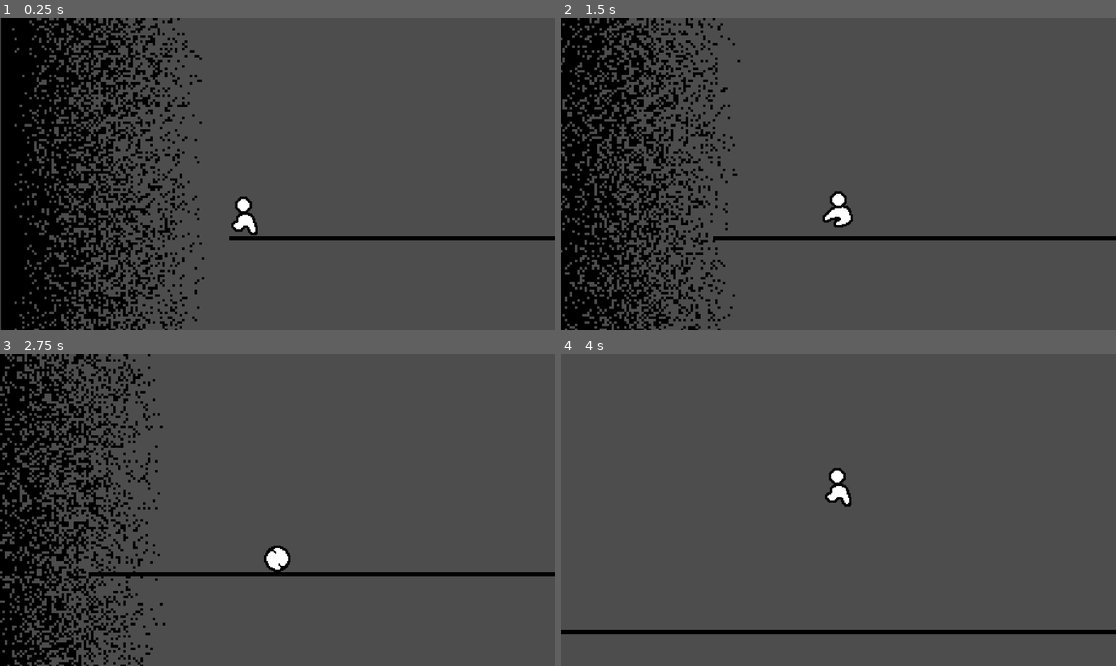
Above: before the commit, frames 1-4 (two rows, left to right).
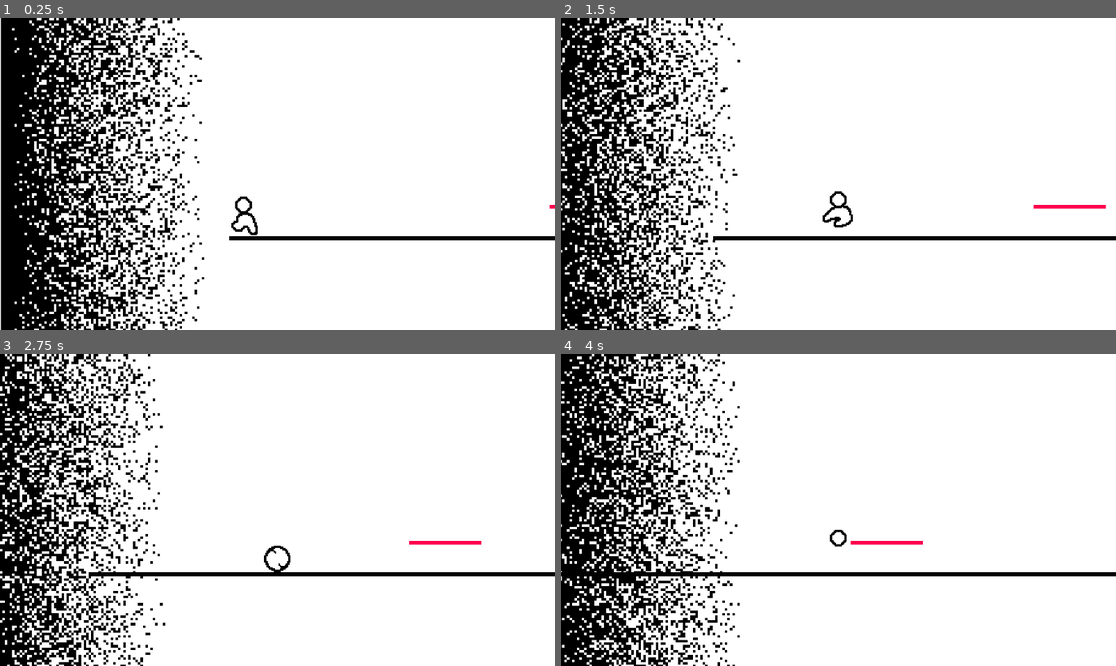
Above: after the commit, the same moments.

Repository: SKeppinger/VimJam
Game: Godot game, scene res://scenes/level.tscn
The game is run twice, just before and just after one commit, with the same random seed, the same clock (stepped at 60 frames per second) and the same inputs.
Inputs:
- Up to frame 1 (0.25 s): no input
- Up to frame 2 (1.5 s): hold Ctrl (crouch) 0.53-1.28 s; hold D (move_right) from 0.53 s (still down); tap Space (jump) at 0.77, 1.07 s; tap Shift (dash) at 0.8, 1.35 s
- Up to frame 3 (2.75 s): tap Space (jump) at 1.52, 1.55, 1.82, 2.1 s; release D (move_right) at 2.03 s; hold A (move_left) from 2.03 s (still down); hold Ctrl (crouch) from 2.03 s (still down)
- Up to frame 4 (4 s): release A (move_left) at 2.78 s; release Ctrl (crouch) at 2.78 s; hold D (move_right) from 2.78 s (still down); tap Ctrl (crouch) at 2.85 s; tap Space (jump) at 3.02, 3.32, 3.77, 3.8 s; tap Shift (dash) at 3.05, 3.6 s

The runs differ from the first frame. In frame 1, 81% of the frame differs, in the area x 0-100%, y 0-100%; in frame 2, 86%; in frame 3, 88%; in frame 4, 99%.

Commit message:
death animation and no more moving while dead

Diff:
--- a/project.godot
+++ b/project.godot
@@ -60,3 +60,4 @@
 textures/canvas_textures/default_texture_filter=0
 renderer/rendering_method="gl_compatibility"
 renderer/rendering_method.mobile="gl_compatibility"
+environment/defaults/default_clear_color=Color(1, 1, 1, 1)
--- a/scenes/level.tscn
+++ b/scenes/level.tscn
@@ -1,23 +1,17 @@
-[gd_scene load_steps=5 format=3 uid="uid://nm3keol8rr63"]
+[gd_scene load_steps=6 format=3 uid="uid://nm3keol8rr63"]
 
 [ext_resource type="PackedScene" uid="uid://5v34nt0bbvuj" path="res://scenes/corruption.tscn" id="1_jij70"]
-[ext_resource type="Texture2D" uid="uid://dfl8h37bwigmi" path="res://assets/wall.png" id="2_f0epw"]
 [ext_resource type="PackedScene" uid="uid://b7boqxochp1h6" path="res://scenes/player.tscn" id="2_jgokv"]
 [ext_resource type="PackedScene" uid="uid://cfophi3uqd7u" path="res://scenes/platform.tscn" id="3_yv6ef"]
+[ext_resource type="PackedScene" uid="uid://b6rfmlu4yi1lg" path="res://scenes/evil_platform.tscn" id="4_20qhp"]
+
+[sub_resource type="LabelSettings" id="LabelSettings_ot66m"]
+font_size = 48
+font_color = Color(0, 0, 0, 1)
 
 [node name="Level" type="Node2D"]
 
 [node name="Corruption" parent="." instance=ExtResource("1_jij70")]
-
-[node name="Background" parent="Corruption" index="0"]
-z_index = 0
-
-[node name="Sprite2D" parent="Corruption/Background/DeathBarrier" index="1"]
-position = Vector2(3.62002e-06, 3)
-rotation = 1.5708
-texture = ExtResource("2_f0epw")
-centered = false
-offset = Vector2(0, -768)
 
 [node name="Player" parent="." instance=ExtResource("2_jgokv")]
 position = Vector2(508, 519)
@@ -26,6 +20,14 @@
 position = Vector2(1106, 579)
 scale = Vector2(10, 1)
 
+[node name="Label" type="Label" parent="."]
+offset_right = 40.0
+offset_bottom = 23.0
+label_settings = SubResource("LabelSettings_ot66m")
+
+[node name="EvilPlatform" parent="." instance=ExtResource("4_20qhp")]
+position = Vector2(1204, 513)
+
 [connection signal="body_entered" from="Corruption/Background/DeathBarrier" to="Player" method="_on_death_barrier_body_entered"]
 [connection signal="death" from="Player" to="Corruption" method="_on_player_death"]
 
--- a/scripts/player.gd
+++ b/scripts/player.gd
@@ -32,6 +32,8 @@
 var pause_label
 
 # Control Variables
+var dead = false
+
 var paused = false
 var pause_timer = 0.0
 
@@ -189,165 +191,166 @@
 	return dir
 
 func _physics_process(delta):
-	#ANIMATIONS
-	# Face the movement direction
-	if sign(velocity.x) == 1 and sign(animated_sprite.scale.x) == -1:
-		animated_sprite.scale.x *= -1
-	elif sign(velocity.x) == -1 and sign(animated_sprite.scale.x) == 1:
-		animated_sprite.scale.x *= -1
-	if air_dashing:
-		animated_sprite.scale.x *= -1
-	# Manage jump frames
-	if animated_sprite.animation == "jump":
-		if velocity.y < 0 and animated_sprite.frame != 0 and animated_sprite.frame != 1:
-			animated_sprite.frame = 2
-		elif not is_on_floor():
-			animated_sprite.frame = 2
-		elif animated_sprite.frame != 3:
-			animated_sprite.frame = 3
-	# Manage dash animation
-	if animated_sprite.animation == "dash" and not dashing:
-		animated_sprite.stop()
-	# Manage crouch and fast fall animation
-	if animated_sprite.animation == "slide" and not sliding:
-		if not is_on_floor() or (is_on_floor() and get_move_direction() == 0):
-			animated_sprite.frame = 0
-	# Default animations
-	if not is_on_floor() and not dashing and not fast_falling and not sliding and not crouching:
-		animated_sprite.play("jump")
-	elif is_on_floor() and not crouching and get_move_direction() == 0:
-		animated_sprite.play("idle")
-	elif is_on_floor() and get_move_direction() != 0 and not dashing and not crouching:
-		animated_sprite.play("run")
-
-	# PAUSE TIMER
-	if paused:
-		pause_timer += delta
-		pause_label.text = "%.2f" % pause_timer
-		if pause_timer >= PAUSE_TIME:
-			paused = false
-			pause_timer = 0.0
-			for node in get_tree().get_nodes_in_group("paused"):
-				node.remove_from_group("paused")
-			pause_label.text = ""
-
-	# GRAVITY AND COOLDOWNS
-	if not is_on_floor() and not air_dashing:
-		# Increment coyote timer
-		coyote_timer += delta
-		# If fast falling
-		if fast_falling:
-			velocity += get_gravity() * FAST_FALL_FACTOR * delta
-		# Else, normal gravity
-		elif coyote_timer > COYOTE_TIME:
-			velocity += get_gravity() * delta
-	# Restore air options
-	elif is_on_floor():
-		coyote_timer = 0.0
-		has_double_jump = true
-		has_air_dash = true
-		fast_falling = false
-		has_wall_jump = true
-
-	# CROUCH CHECK
-	# If crouching and not holding the crouch button, stop crouching/sliding
-	if (crouching or sliding) and not Input.is_action_pressed("crouch"):
-		crouching = false
-		if not dashing:
-			sliding = false
-
-	# SPRITES AND HITBOXES
-	# If crouching, sliding, or fast falling, use the crouching sprite/hitbox
-	if crouching or sliding or fast_falling:
-		#sprite.texture = crouch_sprite
-		standing_hitbox.disabled = true
-		crouching_hitbox.disabled = false
-	# Otherwise, use the standing sprite/hitbox
-	else:
-		#sprite.texture = stand_sprite
-		standing_hitbox.disabled = false
-		crouching_hitbox.disabled = true
-
-	# INPUT
-	# Handle jump.
-	if Input.is_action_just_pressed("jump"):
-		jump()
-	# Handle dash:
-	if Input.is_action_just_pressed("dash"):
-		dash()
-	# Handle crouch:
-	if Input.is_action_just_pressed("crouch") or crouching:
-		crouch()
-	# Handle pause
-	if Input.is_action_just_pressed("pause"):
-		pause()
-
-	# MOVEMENT
-	# If player is not dashing and not crouching and not wall jumping
-	if !dashing and (!crouching or fast_falling) and !wall_jumping:
-		# Get the input direction and handle the movement/deceleration.
-		move_direction = get_move_direction()
-		if move_direction:
-			if is_on_floor():
-				velocity.x += move_direction * ACCELERATION
+	if not dead:
+		#ANIMATIONS
+		# Face the movement direction
+		if sign(velocity.x) == 1 and sign(animated_sprite.scale.x) == -1:
+			animated_sprite.scale.x *= -1
+		elif sign(velocity.x) == -1 and sign(animated_sprite.scale.x) == 1:
+			animated_sprite.scale.x *= -1
+		if air_dashing:
+			animated_sprite.scale.x *= -1
+		# Manage jump frames
+		if animated_sprite.animation == "jump":
+			if velocity.y < 0 and animated_sprite.frame != 0 and animated_sprite.frame != 1:
+				animated_sprite.frame = 2
+			elif not is_on_floor():
+				animated_sprite.frame = 2
+			elif animated_sprite.frame != 3:
+				animated_sprite.frame = 3
+		# Manage dash animation
+		if animated_sprite.animation == "dash" and not dashing:
+			animated_sprite.stop()
+		# Manage crouch and fast fall animation
+		if animated_sprite.animation == "slide" and not sliding:
+			if not is_on_floor() or (is_on_floor() and get_move_direction() == 0):
+				animated_sprite.frame = 0
+		# Default animations
+		if not is_on_floor() and not dashing and not fast_falling and not sliding and not crouching:
+			animated_sprite.play("jump")
+		elif is_on_floor() and not crouching and get_move_direction() == 0:
+			animated_sprite.play("idle")
+		elif is_on_floor() and get_move_direction() != 0 and not dashing and not crouching:
+			animated_sprite.play("run")
+
+		# PAUSE TIMER
+		if paused:
+			pause_timer += delta
+			pause_label.text = "%.2f" % pause_timer
+			if pause_timer >= PAUSE_TIME:
+				paused = false
+				pause_timer = 0.0
+				for node in get_tree().get_nodes_in_group("paused"):
+					node.remove_from_group("paused")
+				pause_label.text = ""
+
+		# GRAVITY AND COOLDOWNS
+		if not is_on_floor() and not air_dashing:
+			# Increment coyote timer
+			coyote_timer += delta
+			# If fast falling
+			if fast_falling:
+				velocity += get_gravity() * FAST_FALL_FACTOR * delta
+			# Else, normal gravity
+			elif coyote_timer > COYOTE_TIME:
+				velocity += get_gravity() * delta
+		# Restore air options
+		elif is_on_floor():
+			coyote_timer = 0.0
+			has_double_jump = true
+			has_air_dash = true
+			fast_falling = false
+			has_wall_jump = true
+
+		# CROUCH CHECK
+		# If crouching and not holding the crouch button, stop crouching/sliding
+		if (crouching or sliding) and not Input.is_action_pressed("crouch"):
+			crouching = false
+			if not dashing:
+				sliding = false
+
+		# SPRITES AND HITBOXES
+		# If crouching, sliding, or fast falling, use the crouching sprite/hitbox
+		if crouching or sliding or fast_falling:
+			#sprite.texture = crouch_sprite
+			standing_hitbox.disabled = true
+			crouching_hitbox.disabled = false
+		# Otherwise, use the standing sprite/hitbox
+		else:
+			#sprite.texture = stand_sprite
+			standing_hitbox.disabled = false
+			crouching_hitbox.disabled = true
+
+		# INPUT
+		# Handle jump.
+		if Input.is_action_just_pressed("jump"):
+			jump()
+		# Handle dash:
+		if Input.is_action_just_pressed("dash"):
+			dash()
+		# Handle crouch:
+		if Input.is_action_just_pressed("crouch") or crouching:
+			crouch()
+		# Handle pause
+		if Input.is_action_just_pressed("pause"):
+			pause()
+
+		# MOVEMENT
+		# If player is not dashing and not crouching and not wall jumping
+		if !dashing and (!crouching or fast_falling) and !wall_jumping:
+			# Get the input direction and handle the movement/deceleration.
+			move_direction = get_move_direction()
+			if move_direction:
+				if is_on_floor():
+					velocity.x += move_direction * ACCELERATION
+				else:
+					velocity.x += move_direction * AIR_ACCEL
+				if abs(velocity.x) > SPEED * move_direction and sign(velocity.x) == sign(move_direction):
+					velocity.x = SPEED * move_direction
+			elif is_on_floor():
+				velocity.x = move_toward(velocity.x, 0, FRICTION)
 			else:
-				velocity.x += move_direction * AIR_ACCEL
-			if abs(velocity.x) > SPEED * move_direction and sign(velocity.x) == sign(move_direction):
-				velocity.x = SPEED * move_direction
-		elif is_on_floor():
-			velocity.x = move_toward(velocity.x, 0, FRICTION)
-		else:
-			velocity.x = move_toward(velocity.x, 0, AIR_RESIST)
-	# If player is dashing
-	elif dashing:
-		velocity.x = dash_direction * DASH_SPEED
-		dash_timer += delta
-		if dash_timer > DASH_TIME:
-			dashing = false
-			air_dashing =  false
-			dash_timer = 0.0
-	# If player is sliding
-	elif crouching:
-		# Get the input direction and handle the movement/deceleration.
-		move_direction = get_move_direction()
-		# If player is sliding on a dash, slow down
-		if sliding:
-			#temporary check if we want to be able to dash-slide on slope (I think)
-			if get_floor_angle()==0:
-				print("sliding!")
-				velocity.x = move_toward(velocity.x, CROUCH_SPEED * move_direction, SLIDE_FALLOFF)
-				if velocity.x == CROUCH_SPEED * move_direction:
-					sliding = false
-			#Sliding on a slope
+				velocity.x = move_toward(velocity.x, 0, AIR_RESIST)
+		# If player is dashing
+		elif dashing:
+			velocity.x = dash_direction * DASH_SPEED
+			dash_timer += delta
+			if dash_timer > DASH_TIME:
+				dashing = false
+				air_dashing =  false
+				dash_timer = 0.0
+		# If player is sliding
+		elif crouching:
+			# Get the input direction and handle the movement/deceleration.
+			move_direction = get_move_direction()
+			# If player is sliding on a dash, slow down
+			if sliding:
+				#temporary check if we want to be able to dash-slide on slope (I think)
+				if get_floor_angle()==0:
+					print("sliding!")
+					velocity.x = move_toward(velocity.x, CROUCH_SPEED * move_direction, SLIDE_FALLOFF)
+					if velocity.x == CROUCH_SPEED * move_direction:
+						sliding = false
+				#Sliding on a slope
+				else:
+					print("sliding on a slope!")
+					print(get_floor_angle())
+					#Right now it just affects x velocity, so it's very bumpy
+					#I thought this would work? But floor angle keeps fluctuating between >1 <1 so it just makes the slide dumb
+					if get_floor_angle()>1:
+						velocity.x = move_toward(velocity.x, -1*SLOPE_SLIDE_SPEED, SLIDE_FALLOFF)
+						if velocity.x == SLOPE_SLIDE_SPEED:
+							sliding = false
+					else:
+						velocity.x = move_toward(velocity.x, SLOPE_SLIDE_SPEED, SLIDE_FALLOFF)
+						if velocity.x == SLOPE_SLIDE_SPEED:
+							sliding = false
+
+			# Otherwise, use crouched move speed
 			else:
-				print("sliding on a slope!")
-				print(get_floor_angle())
-				#Right now it just affects x velocity, so it's very bumpy
-				#I thought this would work? But floor angle keeps fluctuating between >1 <1 so it just makes the slide dumb
-				if get_floor_angle()>1:
-					velocity.x = move_toward(velocity.x, -1*SLOPE_SLIDE_SPEED, SLIDE_FALLOFF)
-					if velocity.x == SLOPE_SLIDE_SPEED:
-						sliding = false
+				if move_direction:
+					velocity.x = move_direction * CROUCH_SPEED
 				else:
-					velocity.x = move_toward(velocity.x, SLOPE_SLIDE_SPEED, SLIDE_FALLOFF)
-					if velocity.x == SLOPE_SLIDE_SPEED:
-						sliding = false
-
-		# Otherwise, use crouched move speed
-		else:
-			if move_direction:
-				velocity.x = move_direction * CROUCH_SPEED
-			else:
-				velocity.x = move_toward(velocity.x, 0, CROUCH_SPEED)
-	#If player is wall jumping
-	elif wall_jumping:
-		velocity.x = WALL_JUMP_VELOCITY_X * -1 * move_direction
-		wall_jump_timer += delta
-		if wall_jump_timer >= WALL_JUMP_TIME:
-			wall_jumping = false
-			wall_jump_timer = 0.0
-
-	move_and_slide()
+					velocity.x = move_toward(velocity.x, 0, CROUCH_SPEED)
+		#If player is wall jumping
+		elif wall_jumping:
+			velocity.x = WALL_JUMP_VELOCITY_X * -1 * move_direction
+			wall_jump_timer += delta
+			if wall_jump_timer >= WALL_JUMP_TIME:
+				wall_jumping = false
+				wall_jump_timer = 0.0
+
+		move_and_slide()
 
 func _on_death_barrier_body_entered(body: Node2D) -> void:
 	if body.name == "Player":
@@ -358,8 +361,11 @@
 		print("Player has reached the goal");
 
 func die():
-	print("Player has died")
-	death.emit()
+	if not dead:
+		print("Player has died")
+		death.emit()
+		animated_sprite.play("death")
+		dead = true
 
 #Kill (with hammers)
 func _on_visible_on_screen_notifier_2d_screen_exited():
Not shown: 1 places in scenes/test_level.tscn that only renumber resources
